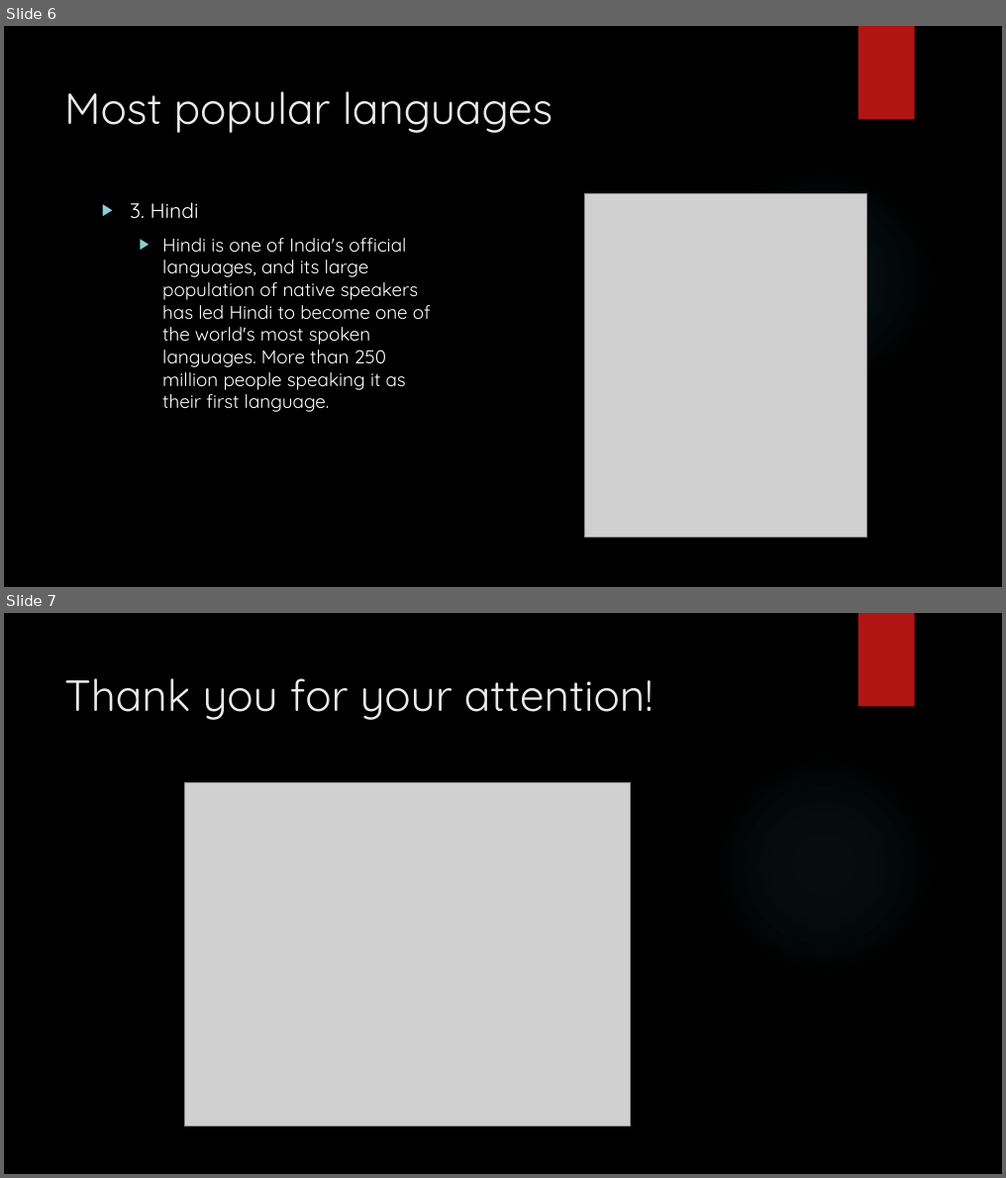
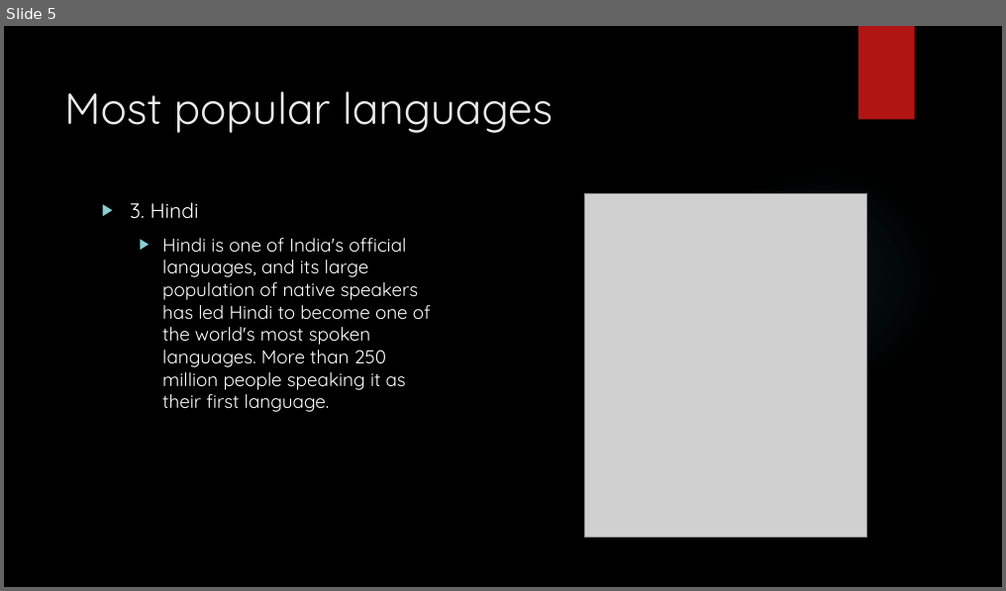
Before and after one commit to Palacsinta002/12.C_Erettsegi, a slide deck: Angol/Learning-languages_SP_TO.pptx. Shown one above the other, each under a label of ours: slides 6 and 7 before the commit, slide 5 after it. The pictures are 1006x1178 and 1006x591 pixels, drawn with LibreOffice and Linux fonts; fonts in the diff are those of the drawing; grey boxes stand for pictures; background and template pictures are left out. Boxes give left, top, right and bottom in pixels: in the first picture for what was removed or moved away, otherwise in the second. Text is boxed around its words. In the diff, an @@ line names an element or a change of style, - is before the commit and + after.

```diff
--- a/Angol/Learning-languages_SP_TO.pptx
+++ b/Angol/Learning-languages_SP_TO.pptx
@@ slide 7 removed at (4,613,1002,1174), background picture (left out); not listed: 2 template elements that a slide beside it also shows @@
@@ title removed at (64,678,653,720) @@
-Thank you for your attention!
@@ picture removed at (184,783,631,1127) @@
@@ what was slide 6 is now slide 5 @@
```
Also in this commit, not shown: 2 slides changed, 1 other slide removed, 10 other files.
